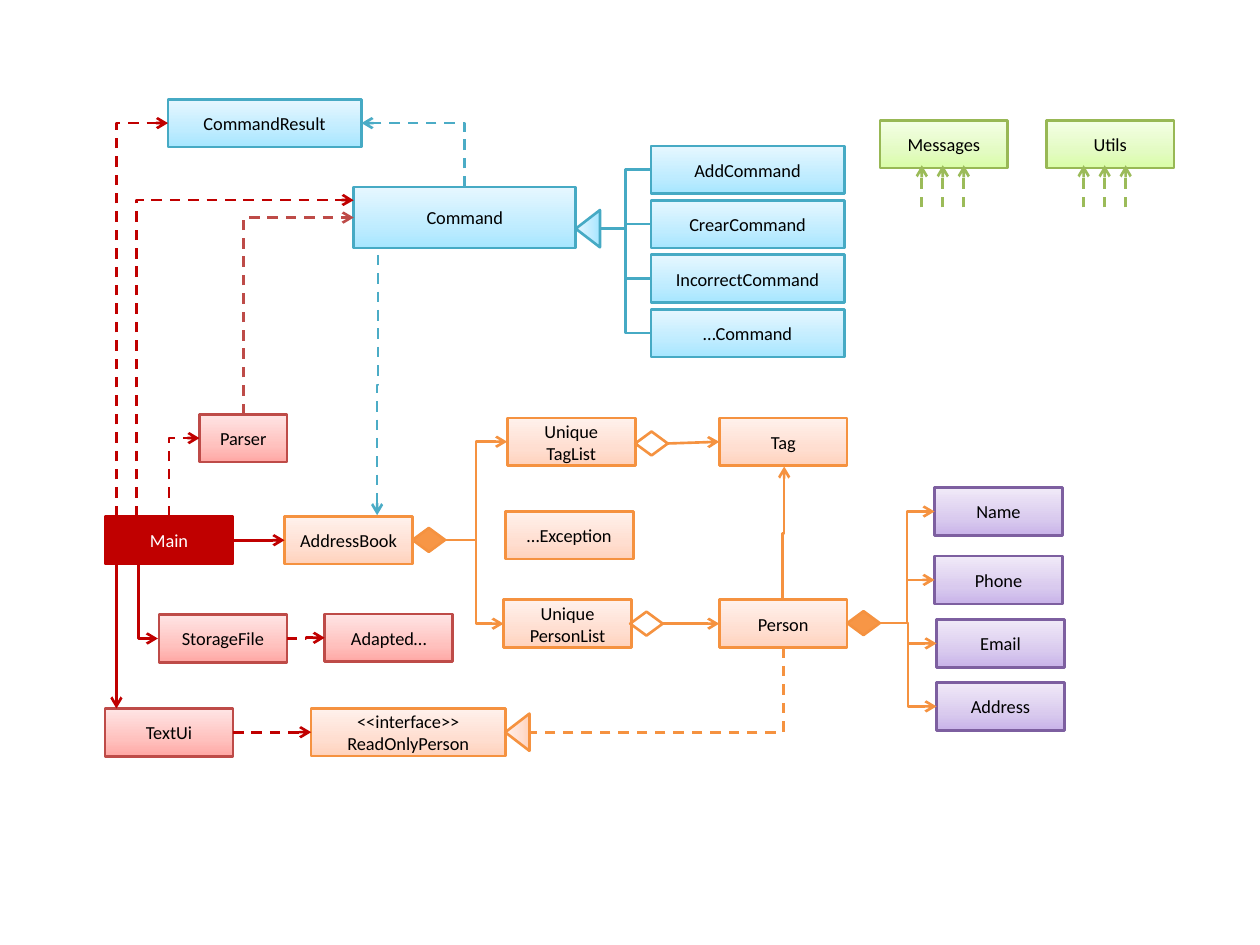
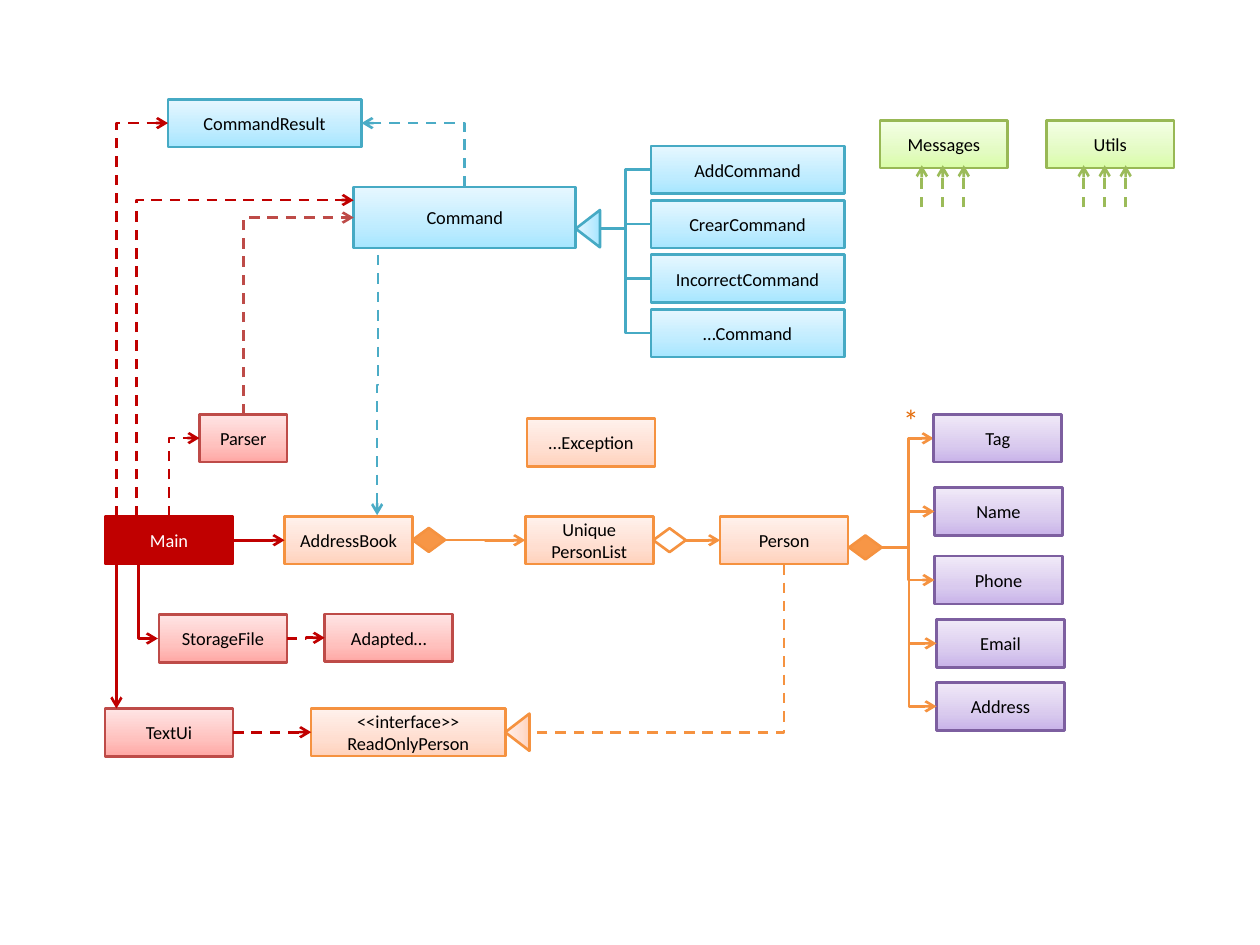
Before and after one commit to se-edu/addressbook-level2, a slide deck: slide 2 of docs/Diagrams.pptx. Drawn at 1260x945 pixels with LibreOffice and Linux fonts; fonts in the diff are those of the drawing. Boxes give left, top, right and bottom in pixels: in the first picture for what was removed or moved away, otherwise in the second. Text is boxed around its words. In the diff, an @@ line names an element or a change of style, - is before the commit and + after.

Commit message:
docs: update component on UniqueTagList
AddressBook previously had a UniqueTagList linked to it as the
master tag list, which was reflected in the architecture diagrams
in the DeveloperGuide and LearningOutcomes.

Since AddressBook does not use a master tag list anymore, and
UniqueTagList has been removed, these architecture diagrams are no
longer consistent with the program.

Let's update these architecture diagrams in the DeveloperGuide
and LearningOutcomes.

```diff
--- a/docs/Diagrams.pptx
+++ b/docs/Diagrams.pptx
@@ rectangle removed at (508,418,636,466) @@
-Unique
-TagList
@@ rectangle "…Exception": place and size @@
-rectangle "…Exception" at (505,512,634,559)
+rectangle "…Exception" at (527,418,655,466)
@@ text added at (903,394,916,445), 18 pt, text #E46C0A @@
+*
@@ rectangle "Tag": place and size @@
-rectangle "Tag" at (719,418,848,466)
+rectangle "Tag" at (934,415,1062,462)
@@ rectangle "Tag" at (934,415,1062,462): fill gradient #FFD2BD to #FFDED0 to #FFF2ED to gradient #C9B5E8 to #D8CBEE to #F0EAF9; outline #F69240 1.5 pt to #7D60A0 1.5 pt @@
@@ diamond removed at (635,432,668,456) @@
@@ arrow removed from (668, 444) to (719, 442) @@
@@ elbow arrow moved from (782, 601) - (784, 466) to (908, 547) - (934, 438) @@
@@ rectangle "Unique PersonList": place and size @@
-rectangle "Unique PersonList" at (504,600,633,648)
+rectangle "Unique PersonList" at (525,517,654,564)
@@ diamond: place and size @@
-diamond at (630,611,663,635)
+diamond at (653,528,685,552)
@@ rectangle "Person": place and size @@
-rectangle "Person" at (719,600,848,648)
+rectangle "Person" at (721,517,849,564)
@@ diamond: place and size @@
-diamond at (847,611,879,635)
+diamond at (849,536,882,559)
@@ elbow arrow moved from (879, 624) - (935, 512) to (882, 547) - (935, 512) @@
@@ elbow arrow moved from (445, 541) - (508, 442) to (445, 541) - (525, 541) @@
@@ elbow arrow removed from (445, 541) to (504, 624) @@
@@ elbow line moved from (784, 648) - (529, 732) to (784, 564) - (529, 732) @@
@@ arrow moved from (663, 624) - (719, 624) to (685, 541) - (721, 541) @@
@@ elbow arrow moved from (879, 624) - (935, 580) to (882, 547) - (935, 580) @@
@@ elbow arrow moved from (879, 624) - (936, 707) to (882, 547) - (936, 707) @@
@@ elbow arrow moved from (879, 624) - (936, 644) to (882, 547) - (936, 644) @@
```
Also in this commit, not shown: 2 other slides changed, 4 other files.
